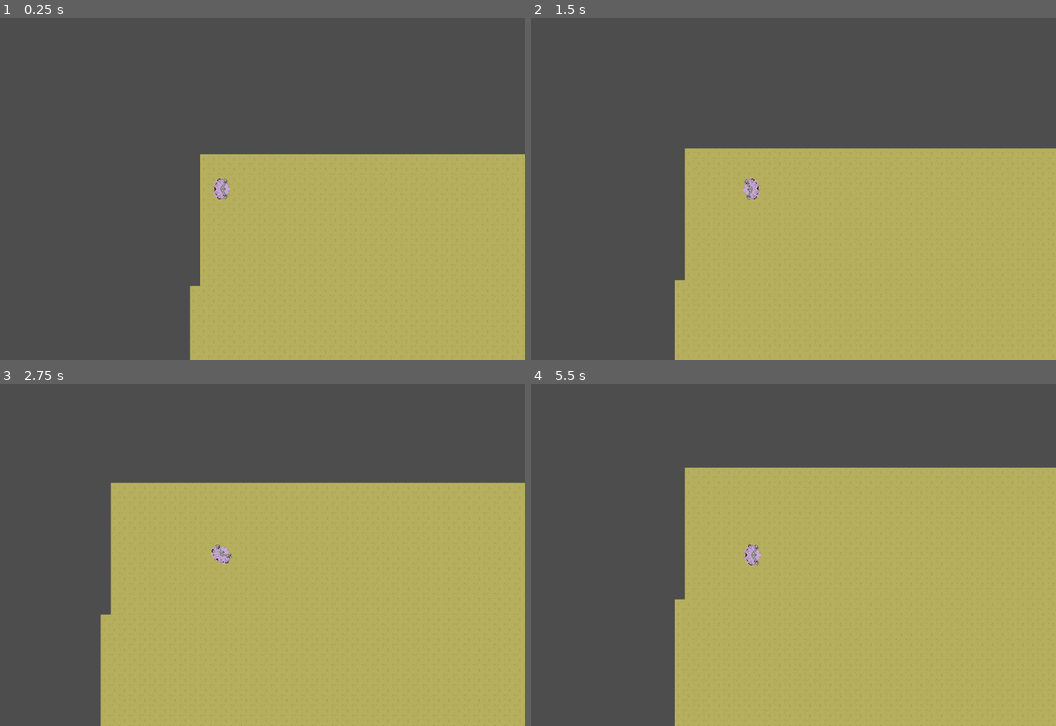
Above: before the commit, frames 1-4 (two rows, left to right).
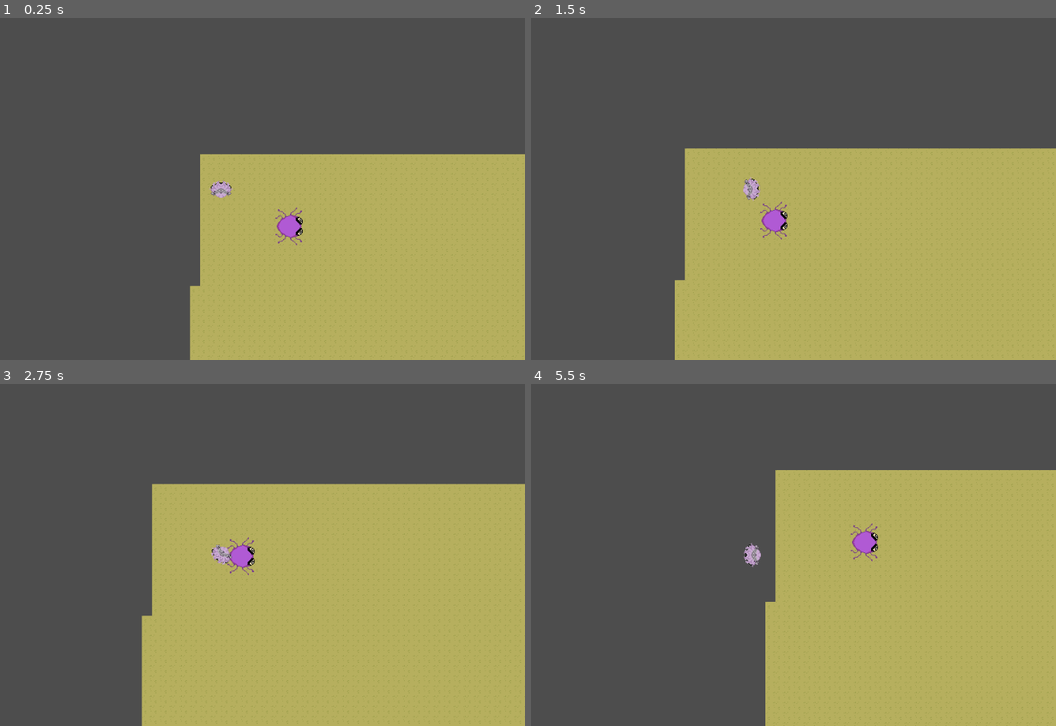
Above: after the commit, the same moments.

Repository: the-kureitibu/buckosGoneNutsGame
Game: Godot game, scene res://scenes/level_parent.tscn
Same seed, same stepped clock (60 frames per second), same inputs: the game is played once before the commit and once after it.
Inputs (mouse positions are in pixels of both pictures, inside the frame that each line leads up to):
- Up to frame 1 (0.25 s): no input
- Up to frame 2 (1.5 s): tap Enter at 0.5 s; move the mouse to (888, 171) at 0.52 s; hold D (right) 0.53-1.28 s; tap W (top) at 0.6, 1.35 s; move the mouse to (630, 206) at 1.27 s; hold Down (down) from 1.28 s (still down)
- Up to frame 3 (2.75 s): move the mouse to (283, 479) at 2.02 s; release Down (down) at 2.03 s; hold D (right) from 2.03 s (still down); tap W (top) at 2.1 s
- Up to frame 4 (5.5 s): move the mouse to (720, 623) at 2.77 s; tap W (top) every 0.75 s from 2.85 to 5.1 s; move the mouse to (935, 606) at 3.52 s; release D (right) at 3.53 s; hold Left (left) 3.53-5.03 s; move the mouse to (567, 503) at 4.27 s; move the mouse to (783, 555) at 5.02 s; hold Down (down) from 5.03 s (still down)

The runs differ from the first frame. In frame 1, 0.4% of the frame differs, in the area x 39-58%, y 46-67%; in frame 2, 0.3%; in frame 3, 7.1%; in frame 4, 14%, in the area x 27-100%, y 24-100%.

Commit message:
Create Autoloads, Create projectiles, Finalized hurtbox

Diff:
--- a/project.godot
+++ b/project.godot
@@ -14,6 +14,14 @@
 run/main_scene="uid://bat3jm3uoc5f5"
 config/features=PackedStringArray("4.4", "Mobile")
 config/icon="res://icon.svg"
+
+[autoload]
+
+EnemyManager="*res://singletons/enemy_manager.gd"
+EnemyStateManager="*res://singletons/enemy_state_manager.gd"
+PlayerManager="*res://singletons/player_manager.gd"
+PlayerStateManager="*res://singletons/player_state_manager.gd"
+WeaponsManager="*res://projectile_scenes_scripts/weapons_manager.gd"
 
 [display]
 
--- /dev/null
+++ b/projectile_scenes/embrace_projectile.gd
@@ -0,0 +1 @@
+extends Area2D
--- /dev/null
+++ b/projectile_scenes/embrace_projectile.tscn
@@ -0,0 +1,23 @@
+[gd_scene load_steps=4 format=3 uid="uid://mco08requ8na"]
+
+[ext_resource type="Texture2D" uid="uid://cn2qv5sncl5et" path="res://graphics/Projectiles/projectiles2.png" id="1_g5g5r"]
+[ext_resource type="Script" uid="uid://da01qcy2phkll" path="res://projectile_scenes/embrace_projectile.gd" id="1_oafkd"]
+
+[sub_resource type="CircleShape2D" id="CircleShape2D_oafkd"]
+radius = 13.0
+
+[node name="EmbraceProjectile" type="Area2D"]
+collision_layer = 4
+collision_mask = 170
+script = ExtResource("1_oafkd")
+
+[node name="Sprite2D" type="Sprite2D" parent="."]
+position = Vector2(0, 2)
+texture = ExtResource("1_g5g5r")
+hframes = 4
+region_enabled = true
+region_rect = Rect2(0, 61, 256, 70.9091)
+
+[node name="CollisionShape2D" type="CollisionShape2D" parent="."]
+shape = SubResource("CircleShape2D_oafkd")
+metadata/_edit_lock_ = true
--- /dev/null
+++ b/projectile_scenes/exchu_projectile.tscn
@@ -0,0 +1,22 @@
+[gd_scene load_steps=3 format=3 uid="uid://bbfr4k8phy71a"]
+
+[ext_resource type="Texture2D" uid="uid://cn2qv5sncl5et" path="res://graphics/Projectiles/projectiles2.png" id="1_2hrjn"]
+
+[sub_resource type="CapsuleShape2D" id="CapsuleShape2D_qvrhg"]
+height = 34.0
+
+[node name="ExchuProjectile" type="Area2D"]
+rotation = 1.5708
+collision_layer = 4
+collision_mask = 170
+
+[node name="Sprite2D" type="Sprite2D" parent="."]
+position = Vector2(-2, -1)
+texture = ExtResource("1_2hrjn")
+hframes = 4
+region_enabled = true
+region_rect = Rect2(0, 133.06, 256, 51.0711)
+
+[node name="CollisionShape2D" type="CollisionShape2D" parent="."]
+shape = SubResource("CapsuleShape2D_qvrhg")
+metadata/_edit_lock_ = true
--- /dev/null
+++ b/projectile_scenes/hanger_projectile.tscn
@@ -0,0 +1,21 @@
+[gd_scene load_steps=4 format=3 uid="uid://dw2hx2jyl0wev"]
+
+[ext_resource type="Script" uid="uid://cpjuhywcfhpdq" path="res://projectile_scenes_scripts/hanger_projectile.gd" id="1_mx04l"]
+[ext_resource type="Texture2D" uid="uid://dtehp5musthbb" path="res://graphics/Projectiles/p1.png" id="2_u5ow7"]
+
+[sub_resource type="CapsuleShape2D" id="CapsuleShape2D_llbko"]
+radius = 26.0
+height = 52.0
+
+[node name="HangerProjectile" type="Area2D" groups=["player_projectiles"]]
+collision_layer = 4
+collision_mask = 170
+script = ExtResource("1_mx04l")
+
+[node name="Sprite2D" type="Sprite2D" parent="."]
+rotation = -1.5708
+texture = ExtResource("2_u5ow7")
+
+[node name="CollisionShape2D" type="CollisionShape2D" parent="."]
+shape = SubResource("CapsuleShape2D_llbko")
+metadata/_edit_lock_ = true
--- /dev/null
+++ b/projectile_scenes_scripts/exchu_projectile.gd
@@ -0,0 +1,9 @@
+extends Area2D
+
+var speed := 100
+var direction: Vector2 = Vector2.ZERO
+var damage := 25
+
+func _process(delta: float) -> void:
+
+	position += speed * direction * delta
--- /dev/null
+++ b/projectile_scenes_scripts/hanger_projectile.gd
@@ -0,0 +1,10 @@
+extends Area2D
+
+var speed := 100
+var direction: Vector2 = Vector2.UP
+var damage := 25
+
+
+func _physics_process(delta: float) -> void:
+
+	position += direction * speed * delta
--- /dev/null
+++ b/projectile_scenes_scripts/weapons_manager.gd
@@ -0,0 +1,23 @@
+extends Node
+
+#Weapon Stats
+var hanger_projectile = {
+	"Damage" = 25,
+	"Attack_speed" = 0.25,
+	"Range" = 200.0
+}
+
+var exchu_projectile = {
+	"Damage" = 20,
+	"Attack_speed" = 0.15,
+	"Range" = 180.0,
+	"Slow_duration" = 1.0,
+	"Slow_multiplier" = 0.2
+}
+
+var embrace_projectile = {
+	"Damage" = 30,
+	"Attack_speed" = 0.25,
+	"Range" = 200.0,
+	"Snare_duration" = 1.0
+}
--- a/scene_scripts/ami.gd
+++ /dev/null
@@ -1,26 +0,0 @@
-extends CharacterBody2D
-
-var speed := 100.0
-var input := Vector2.ZERO
-
-
-func _get_input():
-	input = Input.get_vector("left", "right", "top", "down")
-	return input
-
-func _physics_process(_delta: float) -> void:
-	_handle_movement()
-
-func _handle_movement():
-	_get_input()
-	velocity = input * speed
-	move_and_slide()
-	look_at(get_global_mouse_position())
-
-func handle_attack():
-	# instantiate projectile here
-	var projctle_direction = (global_position - get_local_mouse_position()).normalized()
-	var projctle_position = $ProjectileMarker.global_position
-
-
-	pass
--- /dev/null
+++ b/scene_scripts/enemy.gd
@@ -0,0 +1,40 @@
+extends CharacterBody2D
+
+var repulsion_force := 300.0
+
+var can_knockback := false
+var knockback_timer := 1.0
+var max_health = 150.0
+var health = max_health
+
+signal health_change
+
+
+func apply_damage(damage):
+	health -= damage
+	print_debug('damage: ', damage)
+	print_debug(health)
+	health = clamp(health, 0, 150.0)
+	health_change.emit()
+
+
+func _on_hurtbox_body_entered(body: Node2D) -> void:
+	if not body: return
+
+	var knockback_direction = (global_position - body.global_position).normalized()
+	var damage = 0
+#
+	##projectiles here
+	#if body.is_in_group('player'):
+		#damage = EnemyManager.enemy_bucko.Damage
+	#
+	#EnemyManager.apply_damage(damage, health, max_health)
+	#if player_hurtbox
+
+
+func _on_hurtbox_area_entered(area: Area2D) -> void:
+	var damage = 0
+	if area.is_in_group('player_projectiles') and 'damage':
+		damage = area.damage
+	print(damage)
+	apply_damage(damage)
--- /dev/null
+++ b/scene_scripts/hurt_box.gd
@@ -0,0 +1,20 @@
+extends Area2D
+
+@export var target: Node2D
+@export var apply_knockback: bool = true
+@export var repulsion_force := 300.0
+
+signal damaged(damage_amount: int)
+
+func _on_hurt_box_body_entered(body: Node2D) -> void:
+
+	var damage = 0
+
+	if 'damage' in body:
+		damage = body.damage
+	elif body.has_method('get_damage'):
+		damage = body.get_damage
+	else:
+		return
+
+	damaged.emit(damage)
--- a/scene_scripts/level_parent.gd
+++ b/scene_scripts/level_parent.gd
@@ -1,3 +1,25 @@
 extends Node2D
 
 class_name LevelParent
+
+#Preloaded Scenes
+@onready var hanger_attack: PackedScene = preload("res://projectile_scenes/hanger_projectile.tscn")
+@onready var exchu_attack: PackedScene = preload("res://projectile_scenes/exchu_projectile.tscn")
+
+
+
+
+func projectile_handler(weapon, pos, dir):
+	var weap = weapon.instantiate()
+	weap.position = pos
+	weap.rotation_degrees = rad_to_deg(dir.angle()) + 90
+	weap.direction = dir
+	$Projectiles.add_child(weap)
+
+func _on_player_launch_projectile(pos: Variant, dir: Variant) -> void:
+	var hanger_projectile = hanger_attack.instantiate()
+	hanger_projectile.position = pos
+	hanger_projectile.rotation_degrees = rad_to_deg(dir.angle()) + 90
+	hanger_projectile.direction = dir
+
+	$Projectiles.add_child(hanger_projectile)
--- /dev/null
+++ b/scene_scripts/player.gd
@@ -0,0 +1,107 @@
+extends CharacterBody2D
+
+#Movement
+var speed := 100.0
+var input := Vector2.ZERO
+var repulsion_force := 300.0
+
+#State and health
+var base_health = PlayerManager.player_health
+var current_health = base_health
+var is_invulnerable: bool = false
+var is_bleeding: bool = false
+var is_slowed: bool = false
+
+
+#Timers
+var invulnerable_timer := 0.5
+var attack_cd := 1.0
+
+
+
+#Signals
+signal launch_projectile(pos, dir)
+
+func _ready() -> void:
+	print(base_health, current_health)
+
+func _get_input():
+	input = Input.get_vector("left", "right", "top", "down")
+	return input
+
+func _physics_process(delta: float) -> void:
+	_handle_movement()
+	handle_attack()
+
+	if is_invulnerable:
+		invulnerable_timer -= delta
+		if invulnerable_timer == 0:
+			is_invulnerable = false
+
+func _handle_movement():
+	_get_input()
+	velocity = input * speed
+	move_and_slide()
+	look_at(get_global_mouse_position())
+
+
+
+
+func handle_attack():
+	# instantiate projectile here
+	var projectile_direction = (get_global_mouse_position() - position).normalized()
+	var projectile_position = $ProjectileMarker.global_position
+
+	if Input.is_action_just_pressed("primary(mouse)"):
+		launch_projectile.emit(projectile_position, projectile_direction)
+
+#Health Stuff
+func got_hit():
+	if !is_invulnerable:
+		is_invulnerable = true
+		invulnerable_timer = 0.5
+		print('current health: ', current_health)
+
+		if current_health == 0:
+			die()
+
+
+func die():
+	pass
+
+
+func _on_hurt_box_body_entered(body: Node2D) -> void:
+
+	if not body: return
+
+	var knockback_direction = (global_position - body.global_position).normalized()
+
+	if 'can_knockback' in body:
+		velocity = knockback_direction * repulsion_force
+
+func _on_hurt_box_area_entered(area: Area2D) -> void:
+	print_debug('anyone got in?')
+	var damage = 0
+
+	if area.is_in_group('enemy_hurtbox'):
+		var source_name = area.get_parent().name
+
+		match source_name:
+			'Enemy':
+				damage = EnemyManager.enemy_bucko.Damage
+				print('damage', damage)
+			'enemy_boss_one':
+				damage = EnemyManager.enemy_boss1.Damage
+			'enemy_boss_two':
+				damage = EnemyManager.enemy_boss2.Damage
+			'enemy_boss_three':
+				damage = EnemyManager.enemy_boss3.Damage
+		print(source_name)
+		print(EnemyManager.enemy_bucko.Damage)
+	elif area.is_in_group('enemy_projectiles'):
+		damage = area.damage
+
+
+	print('expected damage: ', damage)
+	got_hit()
+	PlayerManager.apply_damage(damage)
--- a/scenes/ami.tscn
+++ /dev/null
@@ -1,25 +0,0 @@
-[gd_scene load_steps=4 format=3 uid="uid://bt28emtj6uskf"]
-
-[ext_resource type="Texture2D" uid="uid://b8y4fm73hxdj3" path="res://graphics/Player/ami.png" id="1_170ft"]
-[ext_resource type="Script" uid="uid://b0sit605iq3du" path="res://scene_scripts/ami.gd" id="1_ftni2"]
-
-[sub_resource type="CapsuleShape2D" id="CapsuleShape2D_ftni2"]
-
-[node name="Ami" type="CharacterBody2D"]
-collision_mask = 62
-motion_mode = 1
-platform_floor_layers = 0
-script = ExtResource("1_ftni2")
-
-[node name="Sprite2D" type="Sprite2D" parent="."]
-rotation = 1.5708
-texture = ExtResource("1_170ft")
-
-[node name="Camera2D" type="Camera2D" parent="Sprite2D"]
-rotation = -1.5708
-
-[node name="CollisionShape2D" type="CollisionShape2D" parent="."]
-shape = SubResource("CapsuleShape2D_ftni2")
-
-[node name="ProjectileMarker" type="Marker2D" parent="."]
-position = Vector2(13, 0)
--- /dev/null
+++ b/scenes/enemy.tscn
@@ -0,0 +1,36 @@
+[gd_scene load_steps=5 format=3 uid="uid://c7au8fwjpgudm"]
+
+[ext_resource type="Texture2D" uid="uid://bw8vj6nqo1mgm" path="res://graphics/Enemies/bucko_base.png" id="1_7p1mj"]
+[ext_resource type="Script" uid="uid://b4e80cimpn7f6" path="res://scene_scripts/enemy.gd" id="1_md0e3"]
+
+[sub_resource type="CircleShape2D" id="CircleShape2D_md0e3"]
+radius = 19.0
+
+[sub_resource type="CircleShape2D" id="CircleShape2D_4ra3w"]
+radius = 24.1868
+
+[node name="Enemy" type="CharacterBody2D" groups=["enemies"]]
+collision_layer = 2
+collision_mask = 51
+motion_mode = 1
+platform_floor_layers = 0
+script = ExtResource("1_md0e3")
+
+[node name="Sprite2D" type="Sprite2D" parent="."]
+position = Vector2(4, 0)
+rotation = -1.5708
+texture = ExtResource("1_7p1mj")
+
+[node name="CollisionShape2D" type="CollisionShape2D" parent="."]
+shape = SubResource("CircleShape2D_md0e3")
+metadata/_edit_lock_ = true
+
+[node name="Hurtbox" type="Area2D" parent="." groups=["enemies", "enemy_hurtbox"]]
+collision_layer = 128
+collision_mask = 68
+
+[node name="CollisionShape2D" type="CollisionShape2D" parent="Hurtbox"]
+shape = SubResource("CircleShape2D_4ra3w")
+
+[connection signal="area_entered" from="Hurtbox" to="." method="_on_hurtbox_area_entered"]
+[connection signal="body_entered" from="Hurtbox" to="." method="_on_hurtbox_body_entered"]
--- a/scenes/level_parent.tscn
+++ b/scenes/level_parent.tscn
@@ -1,8 +1,9 @@
-[gd_scene load_steps=6 format=4 uid="uid://bat3jm3uoc5f5"]
+[gd_scene load_steps=7 format=4 uid="uid://bat3jm3uoc5f5"]
 
 [ext_resource type="Script" uid="uid://drsner16ve8lq" path="res://scene_scripts/level_parent.gd" id="1_flq4q"]
 [ext_resource type="Texture2D" uid="uid://c8edy7ool4fkl" path="res://graphics/Ground/sprite v_2.png" id="2_1m8kj"]
-[ext_resource type="PackedScene" uid="uid://bt28emtj6uskf" path="res://scenes/ami.tscn" id="3_dghoi"]
+[ext_resource type="PackedScene" uid="uid://bt28emtj6uskf" path="res://scenes/player.tscn" id="3_dghoi"]
+[ext_resource type="PackedScene" uid="uid://c7au8fwjpgudm" path="res://scenes/enemy.tscn" id="3_md1pi"]
 
 [sub_resource type="TileSetAtlasSource" id="TileSetAtlasSource_dghoi"]
 texture = ExtResource("2_1m8kj")
@@ -283,6 +284,8 @@
 script = ExtResource("1_flq4q")
 
 [node name="Maps" type="Node2D" parent="."]
+metadata/_edit_group_ = true
+metadata/_edit_lock_ = true
 
 [node name="TileMapLayer" type="TileMapLayer" parent="Maps"]
 position = Vector2(-1, -7)
@@ -291,6 +294,17 @@
 
 [node name="Enemies" type="Node2D" parent="."]
 
+[node name="Enemy" parent="Enemies" instance=ExtResource("3_md1pi")]
+position = Vector2(109, 59)
+
 [node name="Player" type="Node2D" parent="."]
-
-[node name="Ami" parent="Player" instance=ExtResource("3_dghoi")]
+metadata/_edit_group_ = true
+metadata/_edit_lock_ = true
+
+[node name="Player" parent="Player" instance=ExtResource("3_dghoi")]
+metadata/_edit_lock_ = true
+
+[node name="Projectiles" type="Node2D" parent="."]
+metadata/_edit_lock_ = true
+
+[connection signal="launch_projectile" from="Player/Player" to="." method="_on_player_launch_projectile"]
--- /dev/null
+++ b/scenes/player.tscn
@@ -0,0 +1,41 @@
+[gd_scene load_steps=5 format=3 uid="uid://bt28emtj6uskf"]
+
+[ext_resource type="Texture2D" uid="uid://b8y4fm73hxdj3" path="res://graphics/Player/ami.png" id="1_170ft"]
+[ext_resource type="Script" uid="uid://b0sit605iq3du" path="res://scene_scripts/player.gd" id="1_ftni2"]
+
+[sub_resource type="CapsuleShape2D" id="CapsuleShape2D_ftni2"]
+
+[sub_resource type="CircleShape2D" id="CircleShape2D_ftni2"]
+radius = 13.0
+
+[node name="Player" type="CharacterBody2D" groups=["player"]]
+rotation = 1.5708
+collision_mask = 58
+motion_mode = 1
+platform_floor_layers = 0
+script = ExtResource("1_ftni2")
+
+[node name="Sprite2D" type="Sprite2D" parent="."]
+rotation = 1.5708
+texture = ExtResource("1_170ft")
+
+[node name="Camera2D" type="Camera2D" parent="Sprite2D"]
+rotation = -1.5708
+
+[node name="CollisionShape2D" type="CollisionShape2D" parent="."]
+shape = SubResource("CapsuleShape2D_ftni2")
+
+[node name="ProjectileMarker" type="Marker2D" parent="."]
+position = Vector2(13, 0)
+
+[node name="HurtBox" type="Area2D" parent="." groups=["player", "player_hurtbox"]]
+position = Vector2(13, 0)
+collision_layer = 64
+collision_mask = 132
+
+[node name="CollisionShape2D2" type="CollisionShape2D" parent="HurtBox"]
+position = Vector2(-13, 0)
+shape = SubResource("CircleShape2D_ftni2")
+
+[connection signal="area_entered" from="HurtBox" to="." method="_on_hurt_box_area_entered"]
+[connection signal="body_entered" from="HurtBox" to="." method="_on_hurt_box_body_entered"]
--- /dev/null
+++ b/singletons/enemy_manager.gd
@@ -0,0 +1,27 @@
+extends Node
+
+signal health_change
+
+var enemy_bucko = {
+	"Health" = 150.0,
+	"Damage" = 7.0,
+	"Attack_radius" = 140
+}
+
+var enemy_boss1 = {
+	"Health" = 500.0,
+	"Damage" = 7.0,
+	"Attack_radius" = 140
+}
+
+var enemy_boss2 = {
+	"Health" = 600.0,
+	"Damage" = 7.0,
+	"Attack_radius" = 140
+}
+
+var enemy_boss3 = {
+	"Health" = 700.0,
+	"Damage" = 7.0,
+	"Attack_radius" = 140
+}
--- /dev/null
+++ b/singletons/enemy_state_manager.gd
@@ -0,0 +1,16 @@
+extends Node
+
+enum EnemyDebuffStates {
+	CAN_BE_STUNNED,
+	CAN_BE_SNARED,
+	CAN_BE_FREEZED,
+	CAN_BE_SLOWED,
+	CAN_BLEED
+}
+
+enum EnemyStates {
+	IDLE,
+	CAN_DASH,
+	CAN_ATTACK,
+	CANT_ATTACK
+}
--- /dev/null
+++ b/singletons/player_manager.gd
@@ -0,0 +1,15 @@
+extends Node
+
+#Signals
+signal health_change
+signal rage_change
+
+var player_health := 250.0
+var rage := 0
+
+func apply_damage(damage):
+	player_health -= damage
+	print(damage, 'passed damage')
+	print_debug(player_health)
+	player_health = clamp(player_health, 0, 250.0)
+	health_change.emit()
--- /dev/null
+++ b/singletons/player_state_manager.gd
@@ -0,0 +1,17 @@
+extends Node
+
+enum RageState {
+	IDLE,
+	RAGING,
+	RAGE_RECOVERING,
+	RAGE_DONE
+}
+
+enum PlayerState {
+	IDLE,
+	CAN_ATTACK,
+	CANT_ATTACK,
+	STUNNED,
+	SLOWED,
+	BLEEDING
+}
Not shown, added: projectile_scenes/embrace_projectile.gd.uid
Not shown, added: projectile_scenes_scripts/exchu_projectile.gd.uid
Not shown, added: projectile_scenes_scripts/hanger_projectile.gd.uid
Not shown, added: projectile_scenes_scripts/weapons_manager.gd.uid
Not shown, added: scene_scripts/enemy.gd.uid
Not shown, added: scene_scripts/hurt_box.gd.uid
Renamed: scene_scripts/ami.gd.uid -> scene_scripts/player.gd.uid
Not shown, added: singletons/enemy_manager.gd.uid
Not shown, added: singletons/enemy_state_manager.gd.uid
Not shown, added: singletons/player_manager.gd.uid
Not shown, added: singletons/player_state_manager.gd.uid
